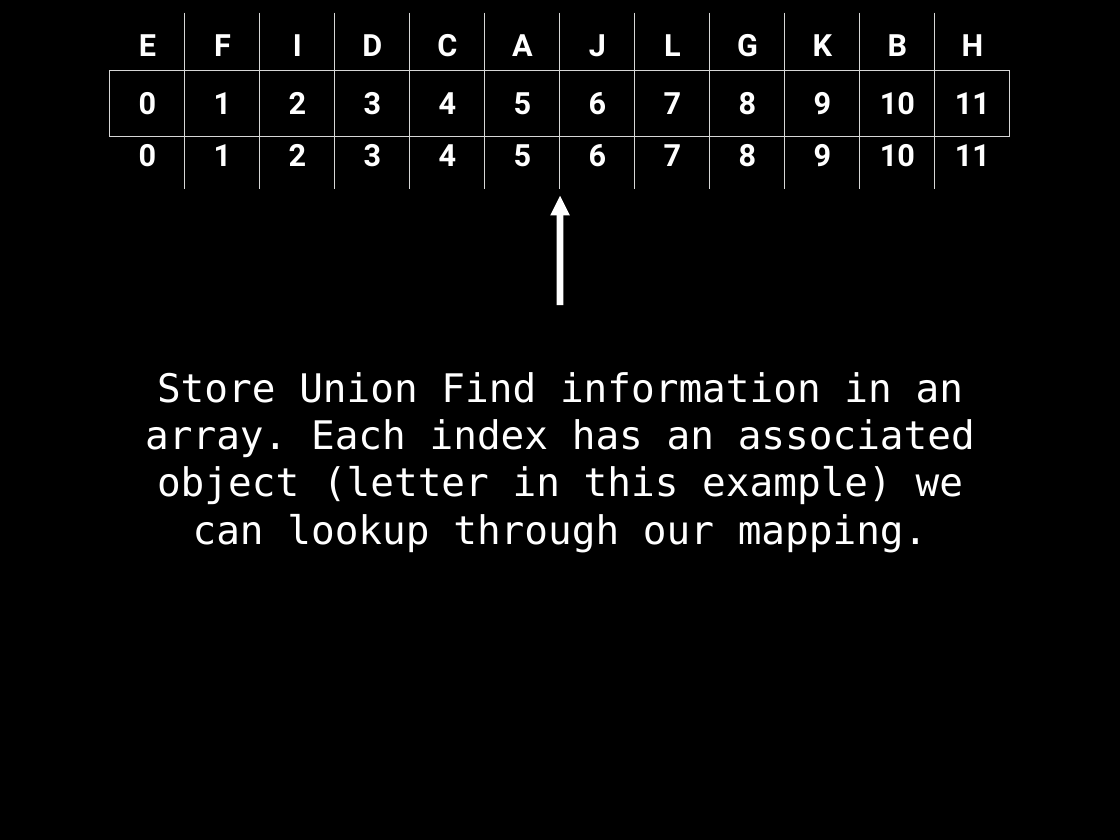
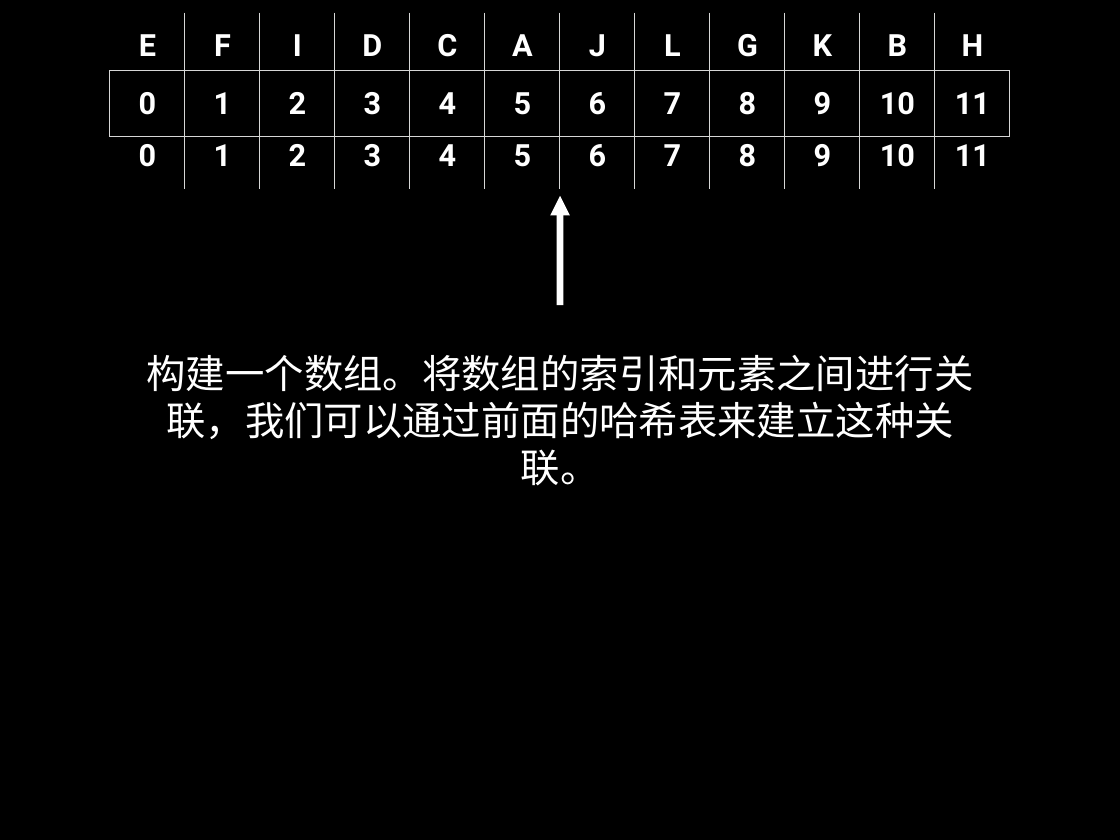
Before and after one commit to spring2go/Algorithms, a slide deck: slide 64 of slides/datastructures/unionfind/UnionFind.pptx. Drawn at 1120x840 pixels with LibreOffice and Linux fonts; fonts in the diff are those of the drawing. Boxes give left, top, right and bottom in pixels: in the first picture for what was removed or moved away, otherwise in the second. Text is boxed around its words. In the diff, an @@ line names an element or a change of style, - is before the commit and + after.

```diff
--- a/slides/datastructures/unionfind/UnionFind.pptx
+++ b/slides/datastructures/unionfind/UnionFind.pptx
@@ text at (x1=147, y1=355, x2=974, y2=486): text changed @@
-Store Union Find information in an array. Each index has an associated object (letter in this example) we can lookup through our mapping.
+构建一个数组。将数组的索引和元素之间进行关联，我们可以通过前面的哈希表来建立这种关联。
```
Also in this commit, not shown: 33 other slides changed, 3 slides added, 3 slides removed.
